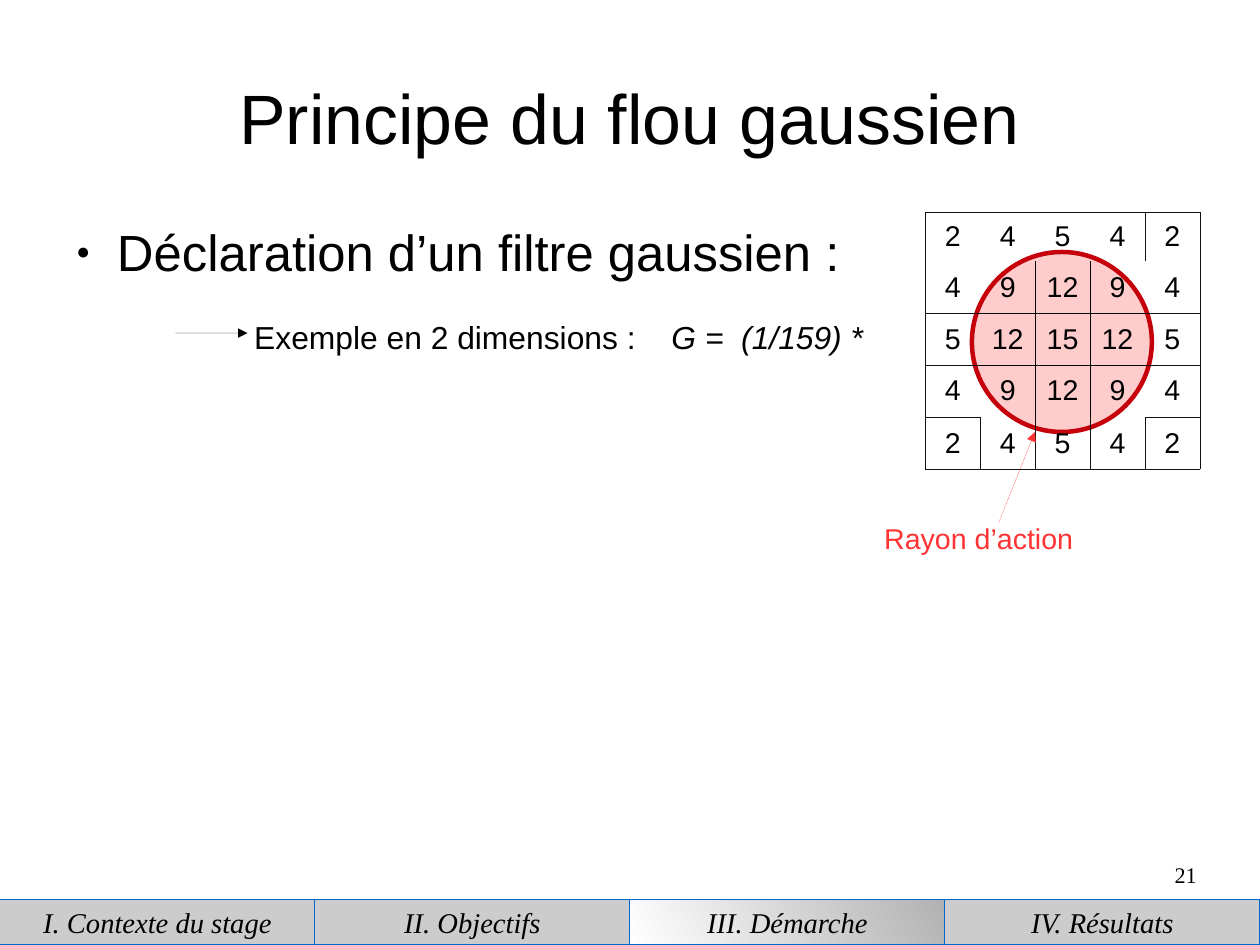
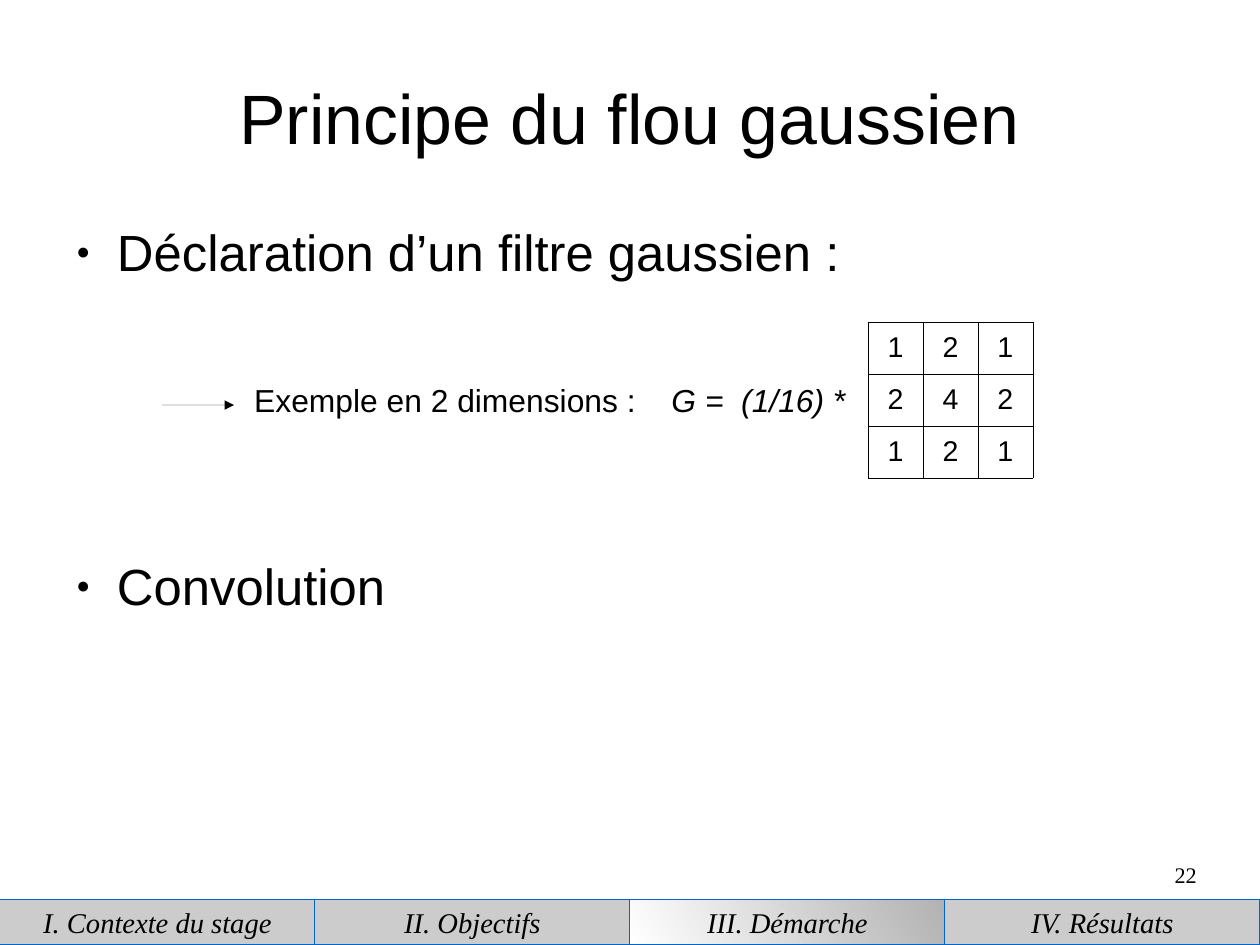
Before and after one commit to piatf/Report-2016-interniship-BioMedIA, a slide deck: slide 22 of presentation.odp (slide 21 before the commit). Drawn at 1260x945 pixels with LibreOffice and Linux fonts; fonts in the diff are those of the drawing. Boxes give left, top, right and bottom in pixels: in the first picture for what was removed or moved away, otherwise in the second. Text is boxed around its words. In the diff, an @@ line names an element or a change of style, - is before the commit and + after.

```diff
--- a/presentation.odp
+++ b/presentation.odp
@@ table removed at (926,212,1201,469), 5 rows, 5 columns @@
-2 | 4 | 5 | 4 | 2
-4 | 9 | 12 | 9 | 4
-5 | 12 | 15 | 12 | 5
-4 | 9 | 12 | 9 | 4
-2 | 4 | 5 | 4 | 2
@@ ellipse removed at (972,252,1151,431) @@
@@ table added at (869,322,1034,478), 3 rows, 3 columns @@
+1 | 2 | 1
+2 | 4 | 2
+1 | 2 | 1
@@ text at (254,389,824,418): text changed @@
-Exemple en 2 dimensions : G = (1/159) *
+Exemple en 2 dimensions : G = (1/16) *
@@ arrow moved from (176, 333) - (248, 333) to (162, 405) - (234, 405) @@
@@ arrow removed from (999, 523) to (1036, 432) @@
@@ text removed at (884,528,1073,555) @@
-Rayon d’action
@@ text at (117,568,385,606): paragraph added @@
+● Convolution
@@ page number at (1175,868,1197,883): text changed @@
-21
+22
```
Also in this commit, not shown: 13 other slides changed, 5 slides added, 1 slide removed.
